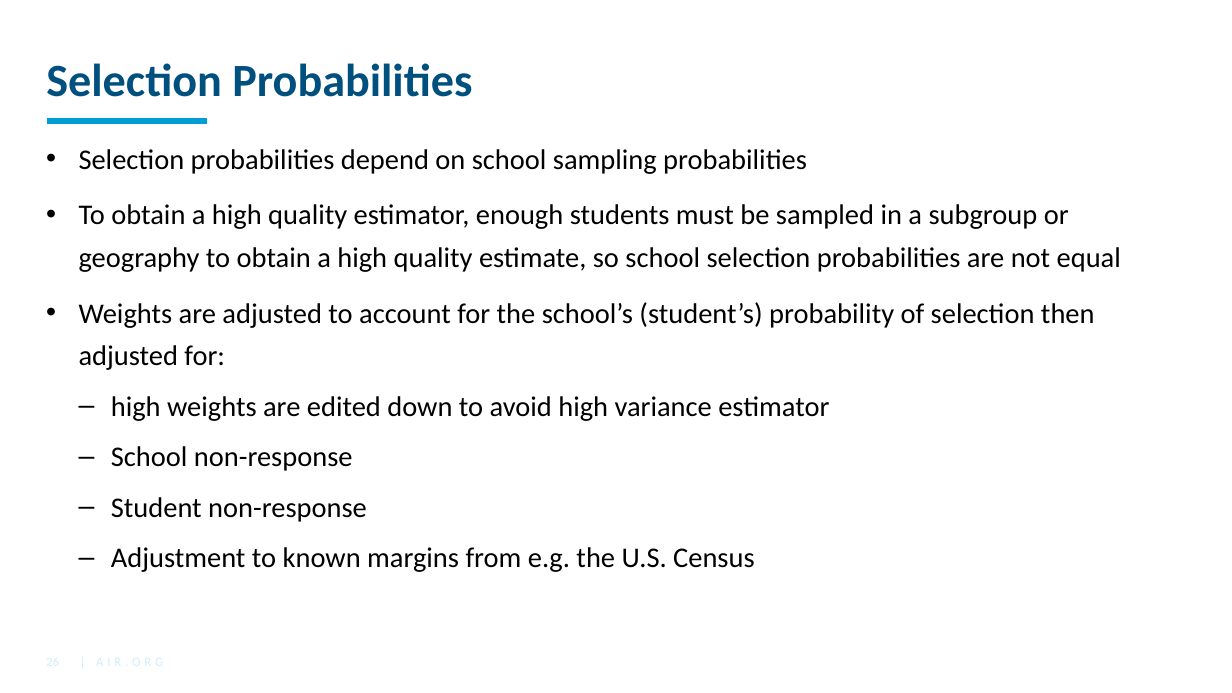
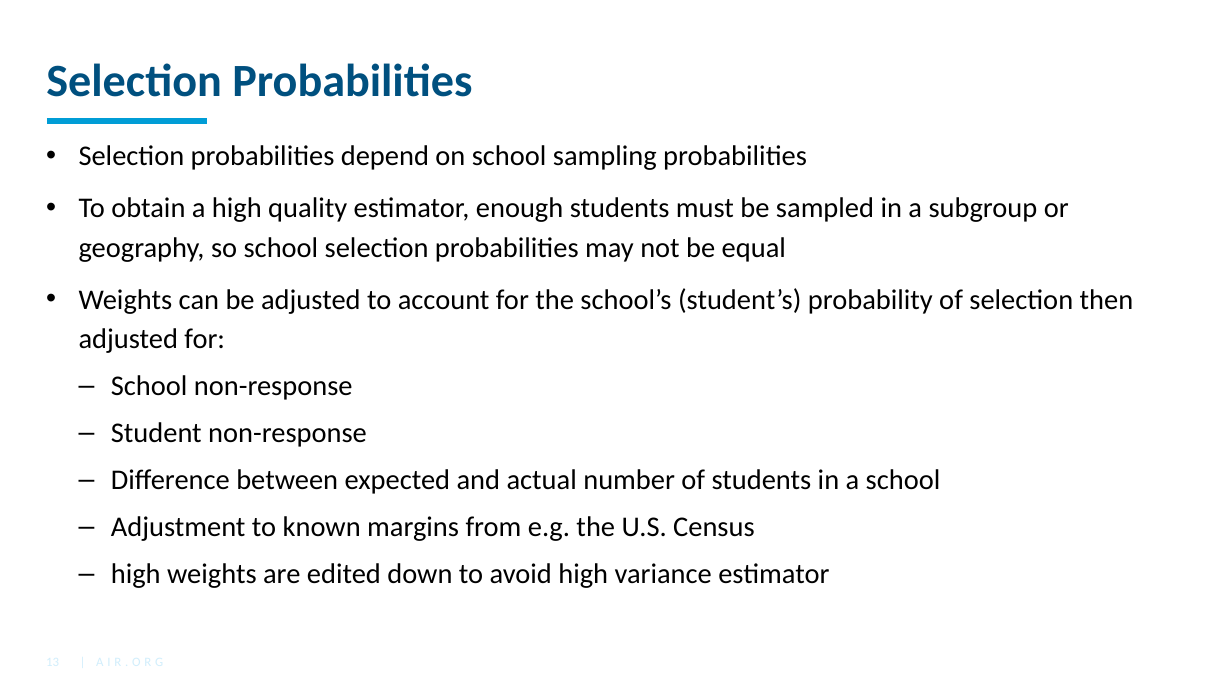
Before and after one commit to American-Institutes-for-Research/2021-Oct-EdSurvey-Training-Series, a slide deck: slide 13 of Day1/Day1_02_Sampling.pptx (slide 26 before the commit). Drawn at 1232x693 pixels with LibreOffice and Linux fonts; fonts in the diff are those of the drawing; background and template pictures are left out. Boxes give left, top, right and bottom in pixels: in the first picture for what was removed or moved away, otherwise in the second. Text is boxed around its words. In the diff, an @@ line names an element or a change of style, - is before the commit and + after.

Commit message:
update Sampling

```diff
--- a/Day1/Day1_02_Sampling.pptx
+++ b/Day1/Day1_02_Sampling.pptx
@@ text at (79,145,807,541): line spacing 1.25 to 1.15 @@
@@ text at (79,197,1134,353): text changed @@
-• To obtain a high quality estimator, enough students must be sampled in a subgroup or geography to obtain a high quality estimate, so school selection probabilities are not equal
-• Weights are adjusted to account for the school’s (student’s) probability of selection then adjusted for:
-  – high weights are edited down to avoid high variance estimator
+• To obtain a high quality estimator, enough students must be sampled in a subgroup or geography, so school selection probabilities may not be equal
+• Weights can be adjusted to account for the school’s (student’s) probability of selection then adjusted for:
@@ text at (111,469,941,494): paragraph added @@
+  – Difference between expected and actual number of students in a school
@@ text at (111,563,829,588): paragraph added @@
+  – high weights are edited down to avoid high variance estimator
@@ page number at (46,643,323,680): text changed @@
-26
+13
```
Also in this commit, not shown: 14 other slides changed, 6 slides added, 5 slides removed.
